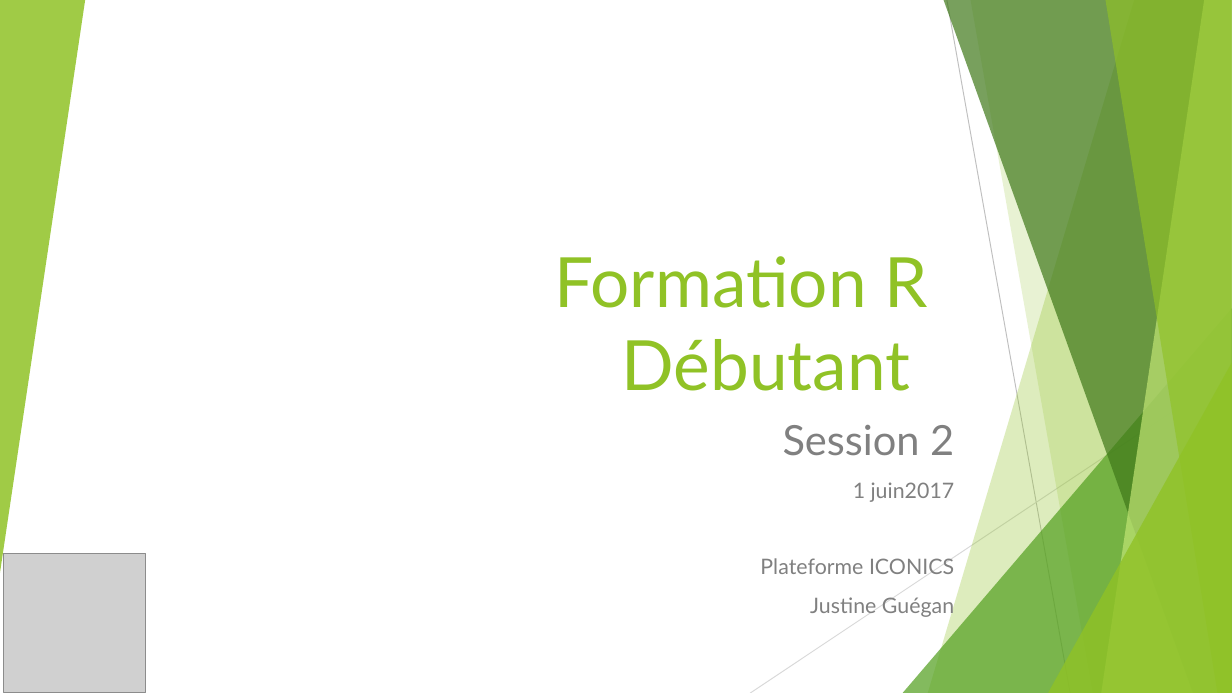
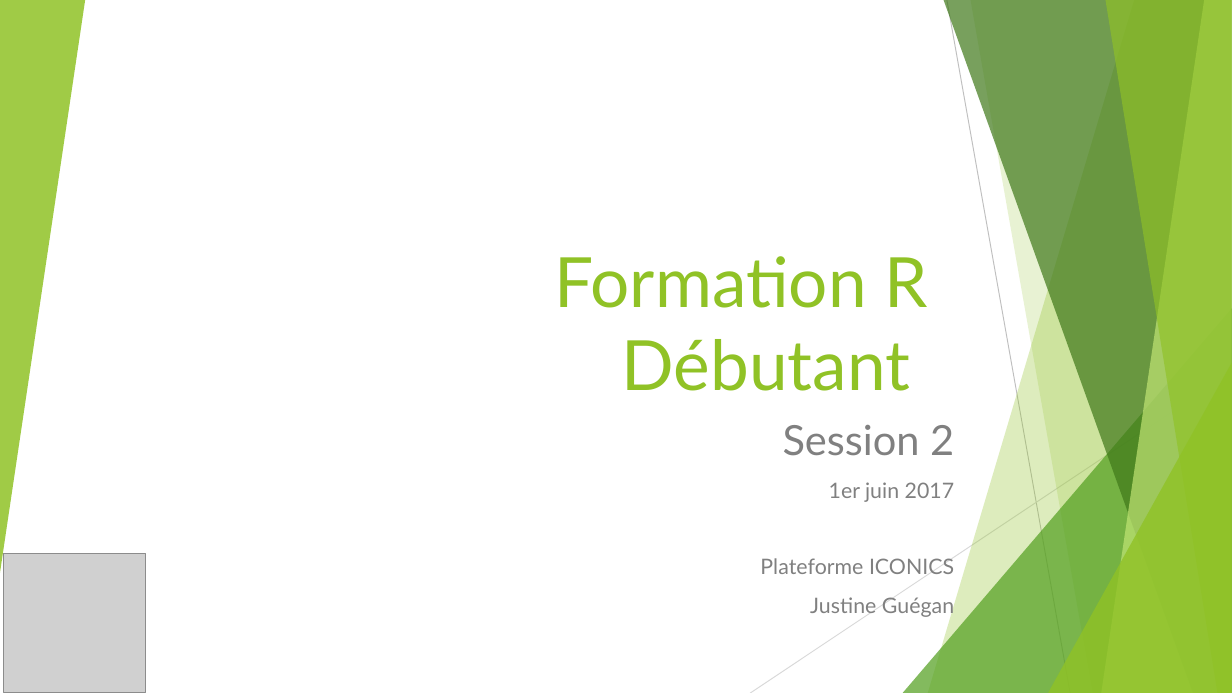
Before and after one commit to PF-BB/Formation-Rrr-juin2017, a slide deck: slide 1 of docs/source/TP2/Session2_slides.pptx. Drawn at 1232x693 pixels with LibreOffice and Linux fonts; fonts in the diff are those of the drawing; grey boxes stand for pictures. Boxes give left, top, right and bottom in pixels: in the first picture for what was removed or moved away, otherwise in the second. Text is boxed around its words. In the diff, an @@ line names an element or a change of style, - is before the commit and + after.

```diff
--- a/docs/source/TP2/Session2_slides.pptx
+++ b/docs/source/TP2/Session2_slides.pptx
@@ subtitle at bbox=[829, 482, 955, 502]: text changed @@
-1 juin2017
+1er juin 2017
```
Also in this commit, not shown: 1 other slide changed, 21 other files.
